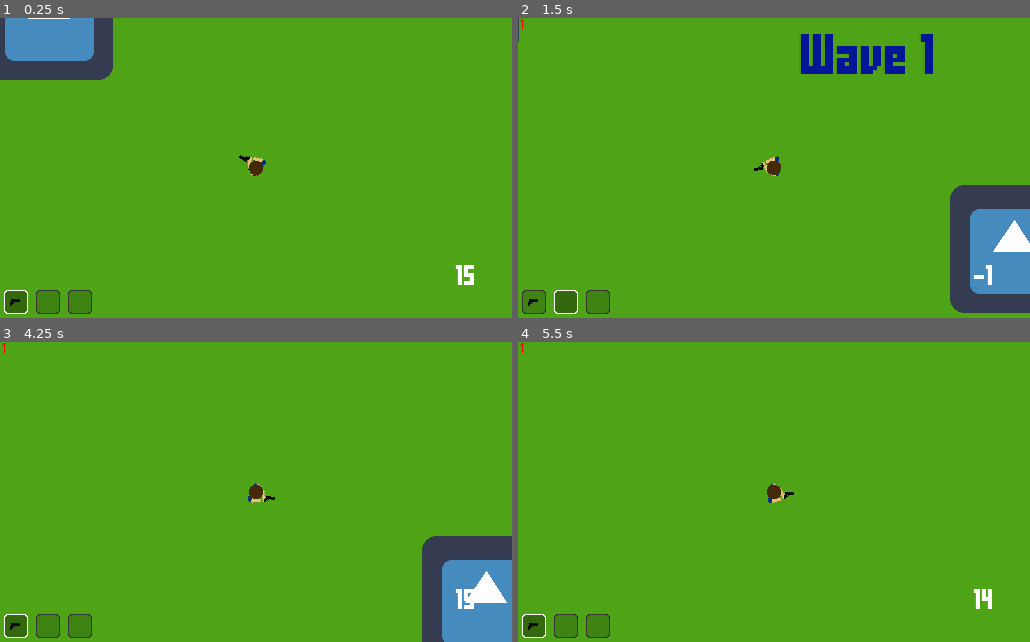
Above: before the commit, frames 1-4 (two rows, left to right).
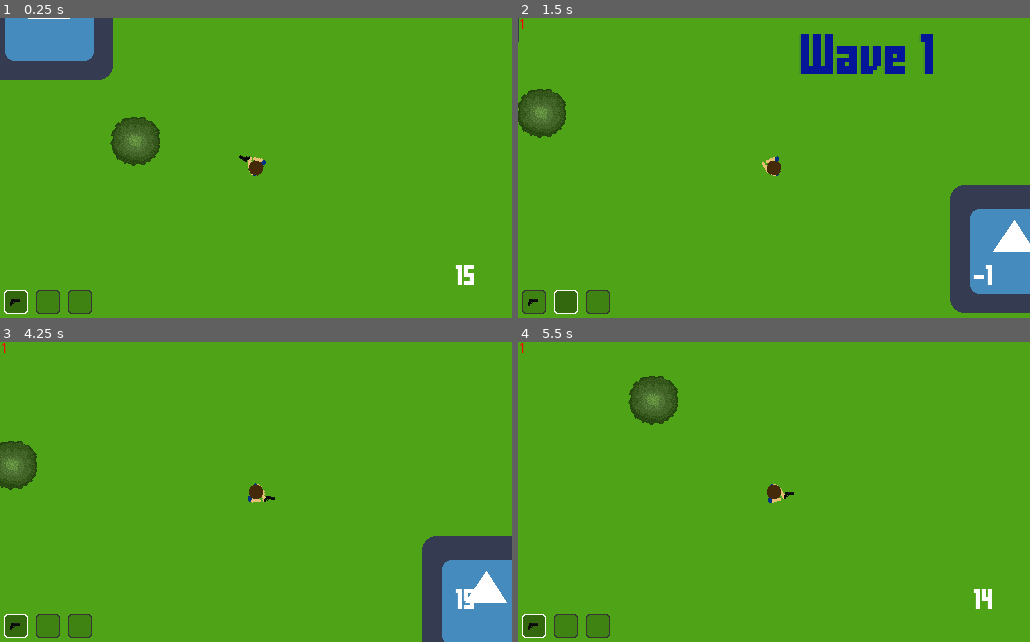
Above: after the commit, the same moments.

Repository: oluthje/Zomber
Game: Godot game, scene res://Main.tscn
Two runs of this game, one before a commit and one after it. Both use one fixed random seed, a clock stepped at 60 frames per second and the inputs below. The engine's default icon, where the game draws it, is replaced by a stand-in: a white triangle on a blue panel in a dark square.
Inputs (mouse positions are in pixels of both pictures, inside the frame that each line leads up to):
- Up to frame 1 (0.25 s): no input
- Up to frame 2 (1.5 s): tap Enter at 0.5 s; move the mouse to (886, 153) at 0.52 s; hold D (right) 0.53-1.28 s; tap 1 (pressed_1) at 0.6 s; move the mouse to (671, 183) at 1.27 s; hold S (down) from 1.28 s (still down); tap 2 (pressed_2) at 1.35 s
- Up to frame 3 (4.25 s): move the mouse to (307, 426) at 2.02 s; release S (down) at 2.03 s; hold D (right) 2.03-2.78 s; tap 3 (pressed_3) at 2.1 s; move the mouse to (230, 552) at 2.77 s; hold W (up) 2.78-3.53 s; tap 4 (pressed_4) at 2.85 s; move the mouse to (409, 537) at 3.52 s; hold A (left) from 3.53 s (still down); tap 5 (pressed_5) at 3.6 s; tap R (reload) at 4.15 s
- Up to frame 4 (5.5 s): move the mouse to (620, 447) at 4.27 s; tap 6 (pressed_6) at 4.35 s; move the mouse to (799, 492) at 5.02 s; release A (left) at 5.03 s; press the mouse at (799, 492) at 5.03 s; hold S (down) from 5.03 s (still down)

The runs differ from the first frame. In frame 1, 1.2% of the frame differs, in the area x 21-32%, y 33-50%; in frame 2, 1.3%, in the area x 0-49%, y 23-51%; in frame 3, 1.0%; in frame 4, 1.2%.

Commit message:
Added basic tree
When walking into tree leaves will fade slightly allowing viewing of the tree trunk.

Diff:
--- /dev/null
+++ b/Environment/Tree.gd
@@ -0,0 +1,11 @@
+extends StaticBody2D
+
+onready var leaves_node = get_node("Leaves")
+
+func _on_Area2D_body_entered(body):
+	if "Player" in body.name:
+		$Leaves/AnimationPlayer.play("blur")
+
+func _on_Area2D_body_exited(body):
+	if "Player" in body.name:
+		$Leaves/AnimationPlayer.play("unblur")
--- /dev/null
+++ b/Environment/Tree.tscn
@@ -0,0 +1,72 @@
+[gd_scene load_steps=8 format=2]
+
+[ext_resource path="res://Sprites/Environment/TreeTrunk.png" type="Texture" id=1]
+[ext_resource path="res://Sprites/Environment/TreeLeaves.png" type="Texture" id=2]
+[ext_resource path="res://Environment/Tree.gd" type="Script" id=3]
+
+[sub_resource type="CircleShape2D" id=1]
+radius = 9.0
+
+[sub_resource type="Animation" id=3]
+resource_name = "blur"
+length = 0.3
+tracks/0/type = "value"
+tracks/0/path = NodePath(".:modulate")
+tracks/0/interp = 1
+tracks/0/loop_wrap = true
+tracks/0/imported = false
+tracks/0/enabled = true
+tracks/0/keys = {
+"times": PoolRealArray( 0, 0.3 ),
+"transitions": PoolRealArray( 1, 1 ),
+"update": 0,
+"values": [ Color( 1, 1, 1, 1 ), Color( 1, 1, 1, 0.333333 ) ]
+}
+
+[sub_resource type="Animation" id=4]
+resource_name = "unblur"
+length = 0.3
+tracks/0/type = "value"
+tracks/0/path = NodePath(".:modulate")
+tracks/0/interp = 1
+tracks/0/loop_wrap = true
+tracks/0/imported = false
+tracks/0/enabled = true
+tracks/0/keys = {
+"times": PoolRealArray( 0, 0.3 ),
+"transitions": PoolRealArray( 1, 1 ),
+"update": 0,
+"values": [ Color( 1, 1, 1, 0.333333 ), Color( 1, 1, 1, 1 ) ]
+}
+
+[sub_resource type="CircleShape2D" id=2]
+radius = 24.0208
+
+[node name="Tree" type="StaticBody2D"]
+position = Vector2( 399, 294 )
+script = ExtResource( 3 )
+__meta__ = {
+"_edit_group_": true
+}
+
+[node name="Trunk" type="Sprite" parent="."]
+texture = ExtResource( 1 )
+
+[node name="CollisionShape2D" type="CollisionShape2D" parent="."]
+position = Vector2( 0, 1 )
+shape = SubResource( 1 )
+
+[node name="Leaves" type="Sprite" parent="."]
+z_index = 2
+texture = ExtResource( 2 )
+
+[node name="AnimationPlayer" type="AnimationPlayer" parent="Leaves"]
+anims/blur = SubResource( 3 )
+anims/unblur = SubResource( 4 )
+
+[node name="Area2D" type="Area2D" parent="Leaves"]
+
+[node name="CollisionShape2D" type="CollisionShape2D" parent="Leaves/Area2D"]
+shape = SubResource( 2 )
+[connection signal="body_entered" from="Leaves/Area2D" to="." method="_on_Area2D_body_entered"]
+[connection signal="body_exited" from="Leaves/Area2D" to="." method="_on_Area2D_body_exited"]
--- a/Game.tscn
+++ b/Game.tscn
@@ -7,6 +7,7 @@
 [ext_resource path="res://HUD/WeaponInfo.tscn" type="PackedScene" id=5]
 [ext_resource path="res://Sprites/icon.png" type="Texture" id=6]
 [ext_resource path="res://Player/Player.tscn" type="PackedScene" id=7]
+[ext_resource path="res://Environment/Tree.tscn" type="PackedScene" id=8]
 
 [node name="Game" type="Node2D"]
 script = ExtResource( 4 )
@@ -67,3 +68,5 @@
 position = Vector2( 872.922, 428.287 )
 z_index = -1
 texture = ExtResource( 6 )
+
+[node name="Tree" parent="." instance=ExtResource( 8 )]
--- a/Player/Player.gd
+++ b/Player/Player.gd
@@ -15,6 +15,9 @@
 	try_update_held_item()
 
 func _physics_process(delta):
+	if Item.player_should_update_held_item:
+		try_update_held_item()
+		Item.player_should_update_held_item = false
 	rotate(get_rotation_toward_mouse())
 	get_input()
 
--- a/Player/Player.tscn
+++ b/Player/Player.tscn
@@ -22,9 +22,10 @@
 }
 
 [sub_resource type="CircleShape2D" id=2]
-radius = 8.0
+radius = 6.05316
 
 [sub_resource type="CircleShape2D" id=3]
+radius = 9.00011
 
 [node name="Player" type="KinematicBody2D"]
 z_index = 1
@@ -54,5 +55,6 @@
 [node name="Area2D" type="Area2D" parent="."]
 
 [node name="CollisionShape2D" type="CollisionShape2D" parent="Area2D"]
+position = Vector2( 0, -0.0436764 )
 shape = SubResource( 3 )
 [connection signal="body_entered" from="Area2D" to="." method="_on_Area2D_body_entered"]
--- a/Weapons/Pistol.tscn
+++ b/Weapons/Pistol.tscn
@@ -20,7 +20,7 @@
 
 [sub_resource type="Animation" id=3]
 resource_name = "reload"
-length = 0.35
+length = 1.5
 step = 0.05
 tracks/0/type = "value"
 tracks/0/path = NodePath("Sprite:frame")
@@ -41,10 +41,10 @@
 tracks/1/imported = false
 tracks/1/enabled = true
 tracks/1/keys = {
-"times": PoolRealArray( 0, 0.1, 0.2, 0.3 ),
+"times": PoolRealArray( 0, 0.45, 1.05, 1.5 ),
 "transitions": PoolRealArray( 1, 1, 1, 1 ),
 "update": 0,
-"values": [ Vector2( -1, 3 ), Vector2( 2, 8 ), Vector2( 1, 5 ), Vector2( -1, 3 ) ]
+"values": [ Vector2( -1, 3 ), Vector2( 2, -5 ), Vector2( 1, 8 ), Vector2( -1, 3 ) ]
 }
 
 [sub_resource type="Animation" id=2]
Not shown: 1 places in Game.tscn that only renumber resources
Binary file added: Sprites/Environment/TreeLeaves.png
Not shown, added: Sprites/Environment/TreeLeaves.png.import
Binary file added: Sprites/Environment/TreeTrunk.png
Not shown, added: Sprites/Environment/TreeTrunk.png.import
